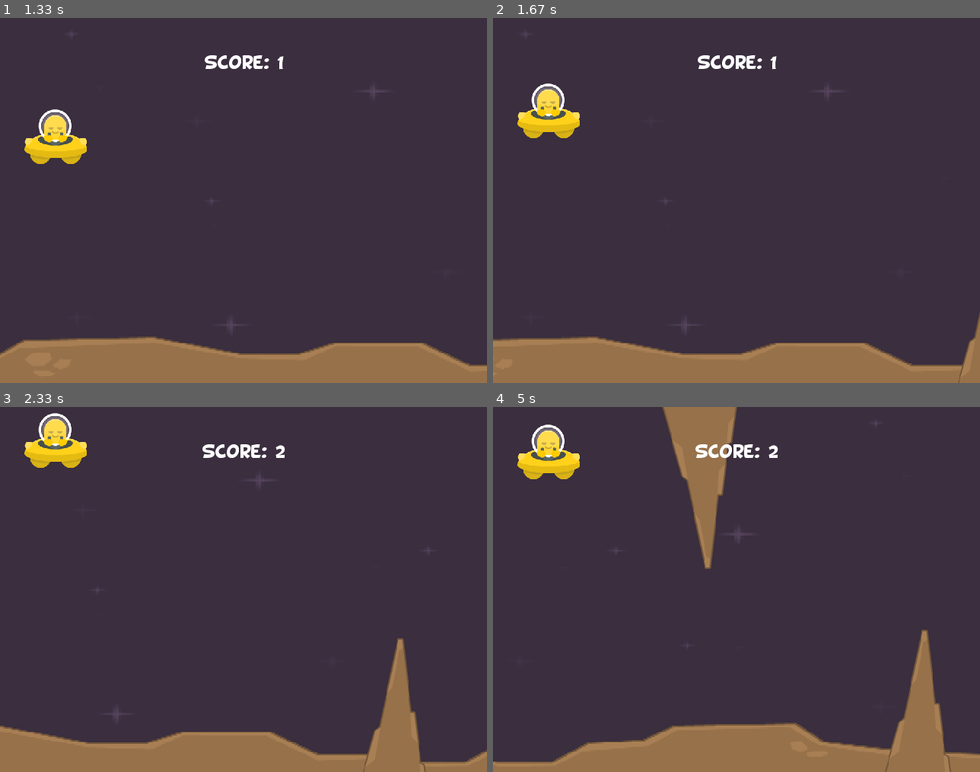
Above: before the commit, frames 1-4 (two rows, left to right).
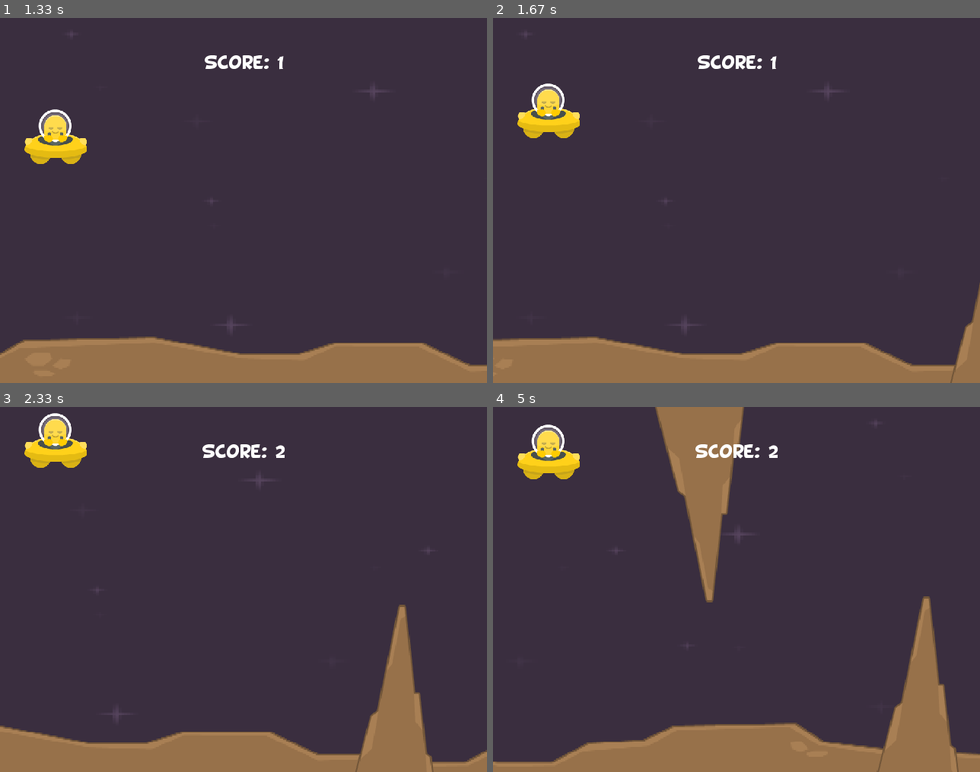
Above: after the commit, the same moments.

Repository: The-Dizz/JumpyAlien
Game: pygame game, started from main.py
Same seed, same stepped clock (60 frames per second), same inputs: the game is played once before the commit and once after it.
Inputs:
- Up to frame 1 (1.33 s): tap Space at 0.33, 0.73, 1.03, 1.23 s
- Up to frame 2 (1.67 s): tap Space at 1.57 s
- Up to frame 3 (2.33 s): tap Space at 1.87, 2.07 s
- Up to frame 4 (5 s): tap Space at 2.37, 2.63, 2.97, 3.27, 3.4, 3.8, 4.1, 4.47, 4.87 s

Frame 1 is identical in both runs. In frame 2, 0.4% of the frame differs, in the area x 93-100%, y 72-100%; in frame 3, 1.4%; in frame 4, 3.2%, in the area x 33-96%, y 0-100%.

Commit message:
added controller support

Diff:
--- a/main.py
+++ b/main.py
@@ -12,6 +12,14 @@
         pygame.display.set_caption(title)
         self.clock = pygame.time.Clock()
         self.active = True # Set initial game state
+
+        # Controller Support
+        if pygame.joystick.get_count() > 0:
+            self.joystick = pygame.joystick.Joystick(0)
+            self.joystick.init()
+        else:
+            self.joystick = None
+
 
         # Sprite Groups
         self.all_sprites = pygame.sprite.Group()
@@ -44,6 +52,13 @@
         collision_sound.set_volume(0.5)
         if pygame.sprite.spritecollide(self.player,self.collision_sprites,False,pygame.sprite.collide_mask) or self.player.rect.top <= 0: # When player hits obstacle/ground or goes too high
             collision_sound.play()
+            # Rumble Support (Untested)
+            # if self.joystick and hasattr(self.joystick, 'rumble'):  # Ensure the joystick supports rumble
+            #     try:
+            #         self.joystick.rumble(1.0, 1.0, 500)  # Rumble at 100% intensity on both motors for 500 ms
+            #     except AttributeError:
+            #         print("Rumble not supported on this joystick")
+
             for sprite in self.collision_sprites.sprites(): # If lost by hitting an obstacle, kill that obstacle
                 if sprite.sprite_type == 'obstacle':
                     sprite.kill()
@@ -66,19 +81,37 @@
             # Delta time
             dt = time.time() - last_time
             last_time = time.time()
+
             # Event loop
             for event in pygame.event.get():
                 if event.type == pygame.QUIT:
                     pygame.quit()
                     sys.exit()
-                if event.type == pygame.KEYDOWN:
-                    if event.key == pygame.K_SPACE:
-                        if self.active: # Pressing space jumps when the game is active
+
+                if event.type == pygame.KEYDOWN: # Keyboard controls
+                    if event.key == pygame.K_SPACE: # Space bar
+                        if self.active: # Jumps when the game is active
                             self.player.jump()
-                        else: # When the game is inactive, pressing space spawns the player, activates the game, and starts counting score
+                        else: # When the game is inactive: spawns the player, activates the game, and starts counting score
                             self.player = Player(self.all_sprites)
                             self.active = True
                             self.start_offset = pygame.time.get_ticks()
+                    if event.key == pygame.K_ESCAPE: # ESC key
+                        pygame.quit() # Quit game
+                        sys.exit()
+
+                if self.joystick: # Joystick controls
+                    if event.type == pygame.JOYBUTTONDOWN:
+                        if event.button == 0: # A button
+                            if self.active: # Jumps when the game is active
+                                self.player.jump()
+                            else: # When the game is inactive: spawns the player, activates the game, and starts counting score
+                                self.player = Player(self.all_sprites)
+                                self.active = True
+                                self.start_offset = pygame.time.get_ticks()
+                        if event.button == 1: # B button
+                            pygame.quit() # Quit game
+                            sys.exit()
                 if event.type == self.obstacle_timer: # Spawn obstacles at their spawn rate with a size set in settings
                     Obstacle([self.all_sprites,self.collision_sprites],self.scale_factor*DIFFICULTY_LEVEL)
 
--- a/settings.py
+++ b/settings.py
@@ -1,4 +1,4 @@
 WINDOW_WIDTH = 640
 WINDOW_HEIGHT = 480
 FRAME_RATE = 60
-DIFFICULTY_LEVEL = 0.5 # Changes size of obstacles
+DIFFICULTY_LEVEL = 0.6 # Changes size of obstacles
